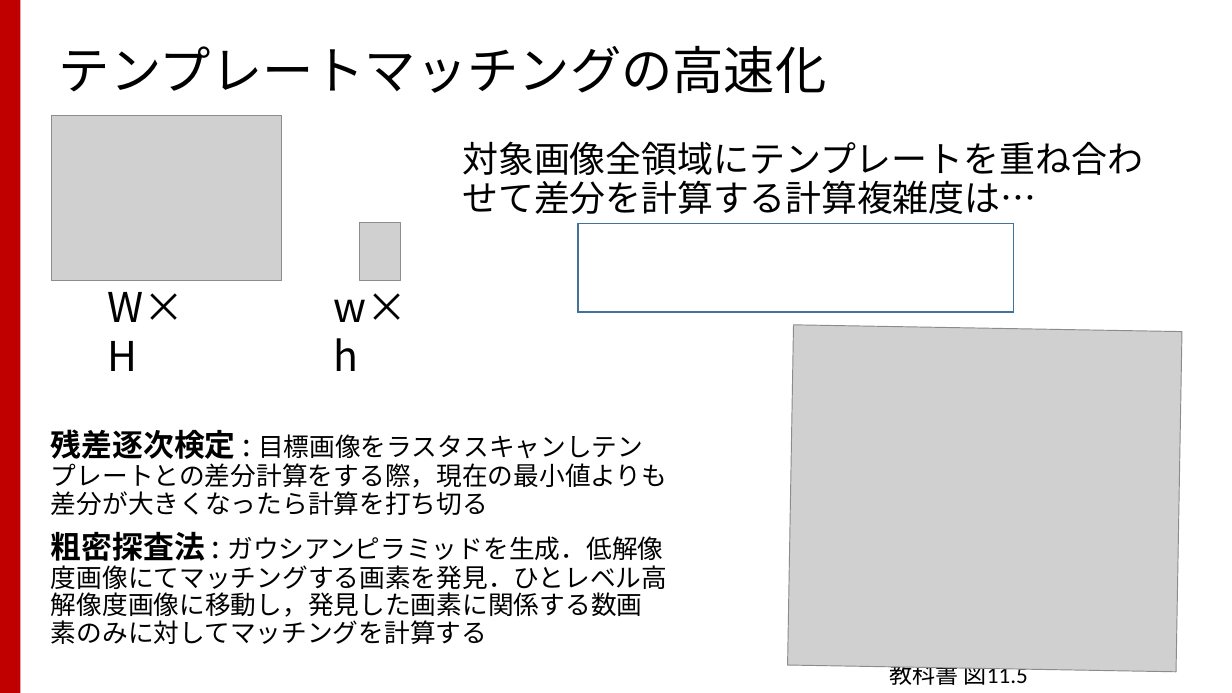
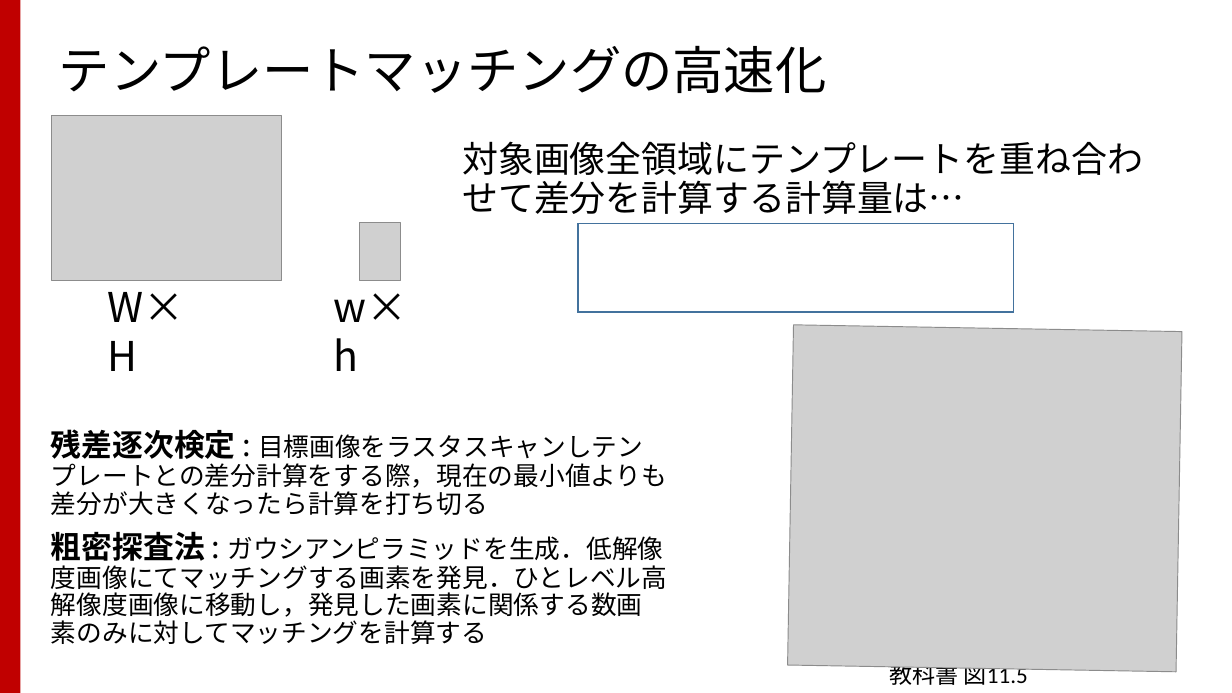
Before and after one commit to TakashiIjiri/TakashiIjiri.github.io, a slide deck: slide 15 of classes/dm2020_2/dm1.pptx. Drawn at 1232x693 pixels with LibreOffice and Linux fonts; fonts in the diff are those of the drawing; grey boxes stand for pictures. Boxes give left, top, right and bottom in pixels: in the first picture for what was removed or moved away, otherwise in the second. Text is boxed around its words. In the diff, an @@ line names an element or a change of style, - is before the commit and + after.

```diff
--- a/classes/dm2020_2/dm1.pptx
+++ b/classes/dm2020_2/dm1.pptx
@@ text at (462,141,1143,214): text changed @@
-対象画像全領域にテンプレートを重ね合わせて差分を計算する計算複雑度は…
+対象画像全領域にテンプレートを重ね合わせて差分を計算する計算量は…
```
Also in this commit, not shown: 4 other slides changed, 4 slides added, 6 slides removed, 10 other files.
